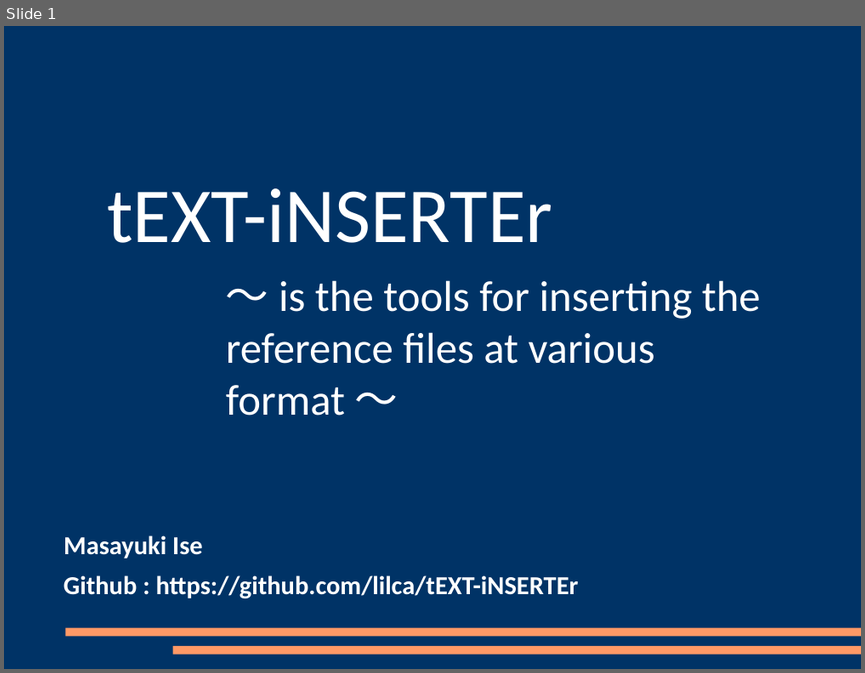
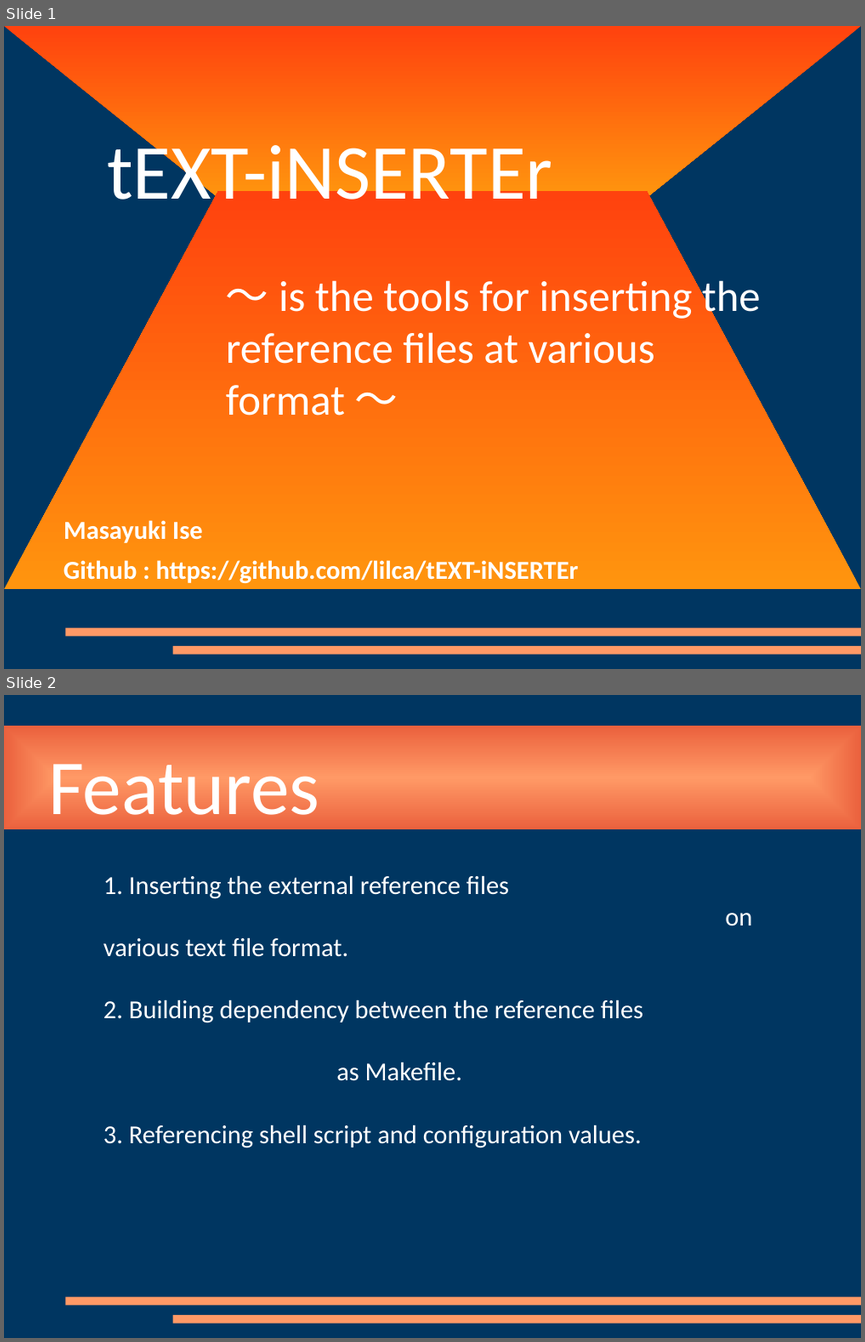
Before and after one commit to lilca/tEXT-iNSERTEr, a slide deck: images/images.odp. Shown one above the other, each under a label of ours: slide 1 before the commit, slides 1 and 2 after it. The pictures are 865x673 and 865x1342 pixels, drawn with LibreOffice and Linux fonts; fonts in the diff are those of the drawing. Boxes give left, top, right and bottom in pixels: in the first picture for what was removed or moved away, otherwise in the second. Text is boxed around its words. In the diff, an @@ line names an element or a change of style, - is before the commit and + after.

```diff
--- a/images/images.odp
+++ b/images/images.odp
@@ slide 2 added at [4,695,861,1338], background #003661; not listed: 2 template elements that a slide beside it also shows @@
@@ rectangle added at [4,726,861,829], fill gradient #FF9966 to #EB613D @@
@@ text added at [48,764,319,833], 72 pt, text #FFFFFF @@
+Features
@@ text added at [103,875,643,1148], 24 pt, text #FFFFFF @@
+1. Inserting the external reference files
+on various text file format.
+2. Building dependency between the reference files
+as Makefile.
+3. Referencing shell script and configuration values.
@@ slide 1 changed as well @@
@@ background #003366 to #003661 @@
@@ freeform shape added at [4,26,861,197], fill gradient #FF420E to #FF950E @@
@@ text "tEXT-iNSERTEr" rewrapped from [107,188,552,243] to [107,135,552,218] @@
@@ freeform shape added at [4,192,861,590], fill gradient #FF950E to #FF420E @@
@@ text "Masayuki Ise": place and size @@
-text "Masayuki Ise" at [64,535,203,558]
+text "Masayuki Ise" at [64,520,203,543]
@@ text "Github : https://github.com/lilca/tEXT-iNSERTEr": place and size @@
-text "Github : https://github.com/lilca/tEXT-iNSERTEr" at [64,575,579,598]
+text "Github : https://github.com/lilca/tEXT-iNSERTEr" at [64,560,579,583]
```
Also in this commit, not shown: 3 other slides changed, 1 other slide added, 1 slide removed, 5 other files.
